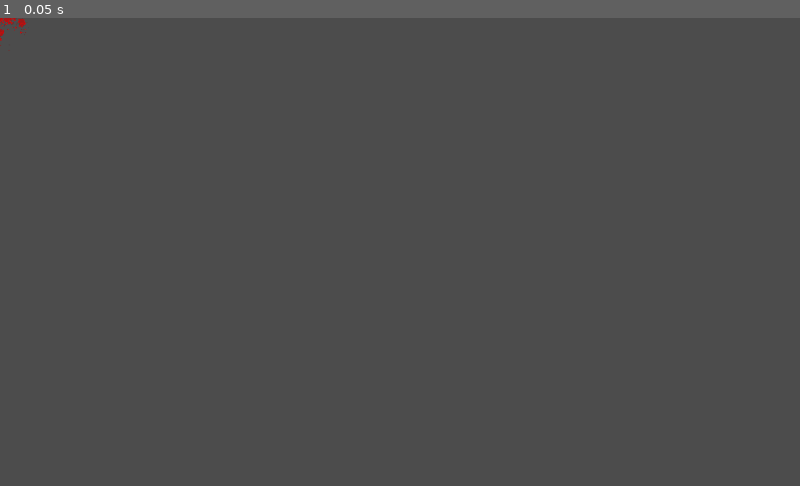
Above: before the commit, frame 1.
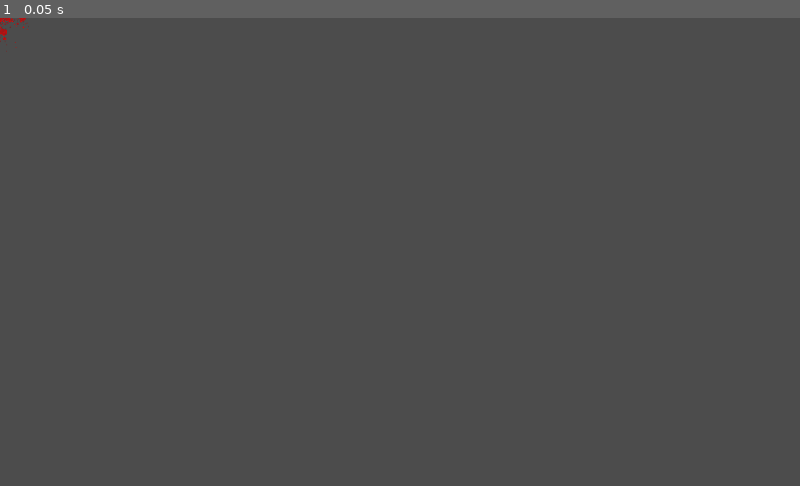
Above: after the commit, the same moment.

Repository: BrunoM24/Top-Down-Simple-Game
Game: Godot game, scene res://src/effects/BloodTrail.tscn
The game is run twice, just before and just after one commit, with the same random seed, the same clock (stepped at 60 frames per second) and the same inputs. This scene is started directly instead of the project's main scene.
Inputs:
- Up to frame 1 (0.05 s): no input

The runs differ from the first frame. In frame 1, less than 0.1% of the frame differs, in the area x 0-4%, y 0-7%.

Commit message:
Effects - BloodTrail - Added the Script to the BloodTrail Effect

Diff:
--- /dev/null
+++ b/src/effects/BloodTrail.gd
@@ -0,0 +1,8 @@
+extends Sprite
+
+
+func _ready() -> void:
+	randomize()
+	var r = randi() % 360
+	print(r)
+	rotation_degrees = r
--- a/src/effects/BloodTrail.tscn
+++ b/src/effects/BloodTrail.tscn
@@ -1,6 +1,7 @@
-[gd_scene load_steps=3 format=2]
+[gd_scene load_steps=4 format=2]
 
 [ext_resource path="res://assets/particles/dirt_01.png" type="Texture" id=1]
+[ext_resource path="res://src/effects/BloodTrail.gd" type="Script" id=2]
 
 [sub_resource type="Animation" id=1]
 resource_name = "fade_out"
@@ -21,8 +22,10 @@
 
 [node name="BloodTrail" type="Sprite"]
 modulate = Color( 1, 0, 0, 1 )
+rotation = 6.28319
 scale = Vector2( 0.2, 0.2 )
 texture = ExtResource( 1 )
+script = ExtResource( 2 )
 
 [node name="AnimationPlayer" type="AnimationPlayer" parent="."]
 autoplay = "fade_out"
